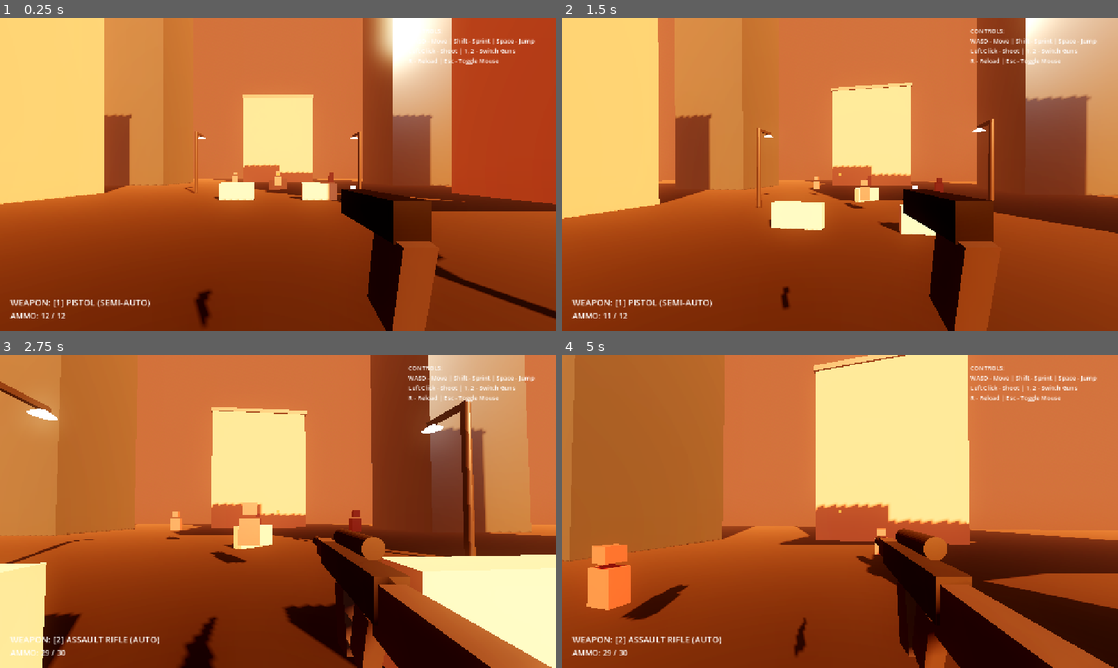
Above: before the commit, frames 1-4 (two rows, left to right).
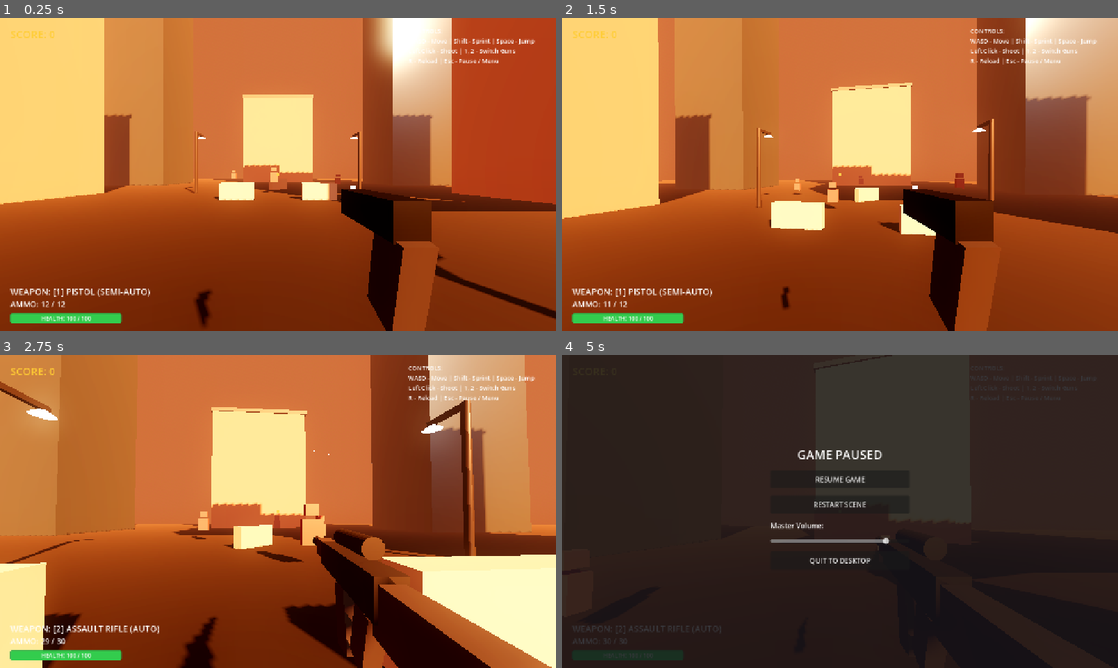
Above: after the commit, the same moments.

Repository: KhaledGuemir/FPSHOOTER
Game: Godot game, scene res://scenes/main.tscn
Same seed, same stepped clock (60 frames per second), same inputs: the game is played once before the commit and once after it.
Inputs (mouse positions are in pixels of both pictures, inside the frame that each line leads up to):
- Up to frame 1 (0.25 s): no input
- Up to frame 2 (1.5 s): move the mouse to (867, 174) at 0.52 s; press the mouse at (867, 174) at 0.53 s; hold W (move_forward) from 0.53 s (still down); tap Space (jump) at 0.77 s; tap 1 (switch_gun_1) at 0.8, 1.35 s; move the mouse to (812, 174) at 1.27 s; release the mouse at (812, 174) at 1.28 s
- Up to frame 3 (2.75 s): keep holding W (move_forward); tap Space (jump) at 1.52 s; tap 2 (switch_gun_2) at 1.55 s; move the mouse to (289, 505) at 2.02 s; hold 2 (switch_gun_2) from 2.03 s (still down); click (289, 505) at 2.3 s
- Up to frame 4 (5 s): keep holding W (move_forward); move the mouse to (834, 517) at 2.77 s; release 2 (switch_gun_2) at 2.78 s; click (834, 517) at 2.85 s; tap Space (jump) at 3.02, 3.77, 4.52 s; tap 1 (switch_gun_1) at 3.05 s; move the mouse to (878, 514) at 3.52 s; hold 1 (switch_gun_1) 3.53-4.28 s; tap 2 (switch_gun_2) at 3.8, 4.35 s; tap R (reload) at 4.15 s; move the mouse to (795, 508) at 4.27 s; click (795, 508) at 4.55 s; tap Escape (ui_cancel) at 4.9 s

The runs differ from the first frame. In frame 1, 1.6% of the frame differs, in the area x 1-90%, y 4-98%; in frame 2, 1.9%; in frame 3, 3.0%; in frame 4, 93%, in the area x 0-100%, y 0-100%.

Commit message:
Complete deployable release: synthesized SFX, pause menu, health/score HUD, moving drones, and standalone launcher

Diff:
--- a/scenes/impact_effect.tscn
+++ b/scenes/impact_effect.tscn
@@ -1,6 +1,7 @@
-[gd_scene load_steps=6 format=3]
+[gd_scene load_steps=8 format=3]
 
 [ext_resource type="Script" path="res://scripts/impact_effect.gd" id="1_impact"]
+[ext_resource type="AudioStream" path="res://assets/audio/impact.wav" id="2_audio_impact"]
 
 [sub_resource type="ParticleProcessMaterial" id="ParticleProcessMaterial_1"]
 direction = Vector3(0, 1, 0)
@@ -37,3 +38,8 @@
 light_color = Color(1, 0.65, 0.2, 1)
 light_energy = 3.5
 omni_range = 3.0
+
+[node name="AudioHit" type="AudioStreamPlayer3D" parent="."]
+stream = ExtResource("2_audio_impact")
+unit_size = 12.0
+max_distance = 60.0
--- a/scenes/player.tscn
+++ b/scenes/player.tscn
@@ -1,8 +1,13 @@
-[gd_scene load_steps=9 format=3]
+[gd_scene load_steps=15 format=3]
 
 [ext_resource type="Script" path="res://scripts/player.gd" id="1_player"]
 [ext_resource type="PackedScene" path="res://assets/models/pistol.glb" id="2_pistol_mesh"]
 [ext_resource type="PackedScene" path="res://assets/models/rifle.glb" id="3_rifle_mesh"]
+[ext_resource type="AudioStream" path="res://assets/audio/pistol_shot.wav" id="4_audio_pistol"]
+[ext_resource type="AudioStream" path="res://assets/audio/rifle_shot.wav" id="5_audio_rifle"]
+[ext_resource type="AudioStream" path="res://assets/audio/reload.wav" id="6_audio_reload"]
+[ext_resource type="AudioStream" path="res://assets/audio/switch.wav" id="7_audio_switch"]
+[ext_resource type="Script" path="res://scripts/pause_menu.gd" id="8_pause_script"]
 
 [sub_resource type="CapsuleShape3D" id="CapsuleShape3D_player"]
 radius = 0.4
@@ -27,7 +32,21 @@
 material = SubResource("StandardMaterial3D_flash_spark")
 size = Vector3(0.04, 0.04, 0.04)
 
-[node name="Player" type="CharacterBody3D"]
+[sub_resource type="StyleBoxFlat" id="StyleBoxFlat_health_bg"]
+bg_color = Color(0.15, 0.15, 0.18, 0.8)
+corner_radius_top_left = 4
+corner_radius_top_right = 4
+corner_radius_bottom_right = 4
+corner_radius_bottom_left = 4
+
+[sub_resource type="StyleBoxFlat" id="StyleBoxFlat_health_fill"]
+bg_color = Color(0.2, 0.8, 0.3, 1)
+corner_radius_top_left = 4
+corner_radius_top_right = 4
+corner_radius_bottom_right = 4
+corner_radius_bottom_left = 4
+
+[node name="Player" type="CharacterBody3D" groups=["player"]]
 script = ExtResource("1_player")
 
 [node name="CollisionShape3D" type="CollisionShape3D" parent="."]
@@ -68,6 +87,11 @@
 process_material = SubResource("ParticleProcessMaterial_flash")
 draw_pass_1 = SubResource("BoxMesh_flash")
 
+[node name="AudioPistol" type="AudioStreamPlayer3D" parent="Head/Camera3D/GunContainer/Pistol"]
+stream = ExtResource("4_audio_pistol")
+volume_db = 0.0
+unit_size = 15.0
+
 [node name="Rifle" type="Node3D" parent="Head/Camera3D/GunContainer"]
 transform = Transform3D(1, 0, 0, 0, 1, 0, 0, 0, 1, 0, -0.05, -0.15)
 visible = false
@@ -91,6 +115,19 @@
 explosiveness = 1.0
 process_material = SubResource("ParticleProcessMaterial_flash")
 draw_pass_1 = SubResource("BoxMesh_flash")
+
+[node name="AudioRifle" type="AudioStreamPlayer3D" parent="Head/Camera3D/GunContainer/Rifle"]
+stream = ExtResource("5_audio_rifle")
+volume_db = 0.0
+unit_size = 15.0
+
+[node name="AudioReload" type="AudioStreamPlayer" parent="."]
+stream = ExtResource("6_audio_reload")
+volume_db = -2.0
+
+[node name="AudioSwitch" type="AudioStreamPlayer" parent="."]
+stream = ExtResource("7_audio_switch")
+volume_db = -4.0
 
 [node name="HUD" type="CanvasLayer" parent="."]
 
@@ -106,23 +143,53 @@
 offset_bottom = 3.0
 grow_horizontal = 2
 grow_vertical = 2
-color = Color(1, 0.8, 0.3, 0.85)
+color = Color(1, 0.85, 0.3, 0.9)
 
 [node name="WeaponLabel" type="Label" parent="HUD"]
 offset_left = 24.0
-offset_top = 640.0
+offset_top = 615.0
 offset_right = 400.0
-offset_bottom = 670.0
+offset_bottom = 645.0
 theme_override_font_sizes/font_size = 20
 text = "WEAPON: [1] PISTOL"
 
 [node name="AmmoLabel" type="Label" parent="HUD"]
 offset_left = 24.0
-offset_top = 672.0
+offset_top = 645.0
 offset_right = 300.0
-offset_bottom = 702.0
+offset_bottom = 675.0
 theme_override_font_sizes/font_size = 18
 text = "AMMO: 12 / 12"
+
+[node name="ScoreLabel" type="Label" parent="HUD"]
+offset_left = 24.0
+offset_top = 20.0
+offset_right = 260.0
+offset_bottom = 60.0
+theme_override_colors/font_color = Color(1, 0.8, 0.2, 1)
+theme_override_font_sizes/font_size = 24
+text = "SCORE: 0"
+
+[node name="HealthBar" type="ProgressBar" parent="HUD"]
+offset_left = 24.0
+offset_top = 680.0
+offset_right = 280.0
+offset_bottom = 702.0
+theme_override_styles/background = SubResource("StyleBoxFlat_health_bg")
+theme_override_styles/fill = SubResource("StyleBoxFlat_health_fill")
+value = 100.0
+show_percentage = false
+
+[node name="Label" type="Label" parent="HUD/HealthBar"]
+anchors_preset = 15
+anchor_right = 1.0
+anchor_bottom = 1.0
+grow_horizontal = 2
+grow_vertical = 2
+theme_override_font_sizes/font_size = 13
+text = "HEALTH: 100 / 100"
+horizontal_alignment = 1
+vertical_alignment = 1
 
 [node name="ControlsGuide" type="Label" parent="HUD"]
 anchors_preset = 1
@@ -131,10 +198,65 @@
 offset_left = -340.0
 offset_top = 20.0
 offset_right = -20.0
-offset_bottom = 120.0
+offset_bottom = 130.0
 grow_horizontal = 0
 theme_override_font_sizes/font_size = 14
 text = "CONTROLS:
 WASD - Move | Shift - Sprint | Space - Jump
 Left Click - Shoot | 1, 2 - Switch Guns
-R - Reload | Esc - Toggle Mouse"
+R - Reload | Esc - Pause / Menu"
+
+[node name="PauseMenu" type="ColorRect" parent="HUD"]
+visible = false
+anchors_preset = 15
+anchor_right = 1.0
+anchor_bottom = 1.0
+grow_horizontal = 2
+grow_vertical = 2
+color = Color(0.08, 0.08, 0.1, 0.85)
+script = ExtResource("8_pause_script")
+
+[node name="VBoxContainer" type="VBoxContainer" parent="HUD/PauseMenu"]
+anchors_preset = 8
+anchor_left = 0.5
+anchor_top = 0.5
+anchor_right = 0.5
+anchor_bottom = 0.5
+offset_left = -160.0
+offset_top = -150.0
+offset_right = 160.0
+offset_bottom = 150.0
+grow_horizontal = 2
+grow_vertical = 2
+theme_override_constants/separation = 16
+
+[node name="Title" type="Label" parent="HUD/PauseMenu/VBoxContainer"]
+layout_mode = 2
+theme_override_font_sizes/font_size = 28
+text = "GAME PAUSED"
+horizontal_alignment = 1
+
+[node name="ResumeBtn" type="Button" parent="HUD/PauseMenu/VBoxContainer"]
+custom_minimum_size = Vector2(0, 42)
+layout_mode = 2
+text = "RESUME GAME"
+
+[node name="RestartBtn" type="Button" parent="HUD/PauseMenu/VBoxContainer"]
+custom_minimum_size = Vector2(0, 42)
+layout_mode = 2
+text = "RESTART SCENE"
+
+[node name="VolumeLabel" type="Label" parent="HUD/PauseMenu/VBoxContainer"]
+layout_mode = 2
+text = "Master Volume:"
+
+[node name="VolumeSlider" type="HSlider" parent="HUD/PauseMenu/VBoxContainer"]
+layout_mode = 2
+max_value = 1.0
+step = 0.05
+value = 0.85
+
+[node name="QuitBtn" type="Button" parent="HUD/PauseMenu/VBoxContainer"]
+custom_minimum_size = Vector2(0, 42)
+layout_mode = 2
+text = "QUIT TO DESKTOP"
--- a/scenes/target_drone.tscn
+++ b/scenes/target_drone.tscn
@@ -6,7 +6,7 @@
 [sub_resource type="BoxShape3D" id="BoxShape3D_target"]
 size = Vector3(1.2, 2.2, 1.0)
 
-[node name="TargetDrone" type="StaticBody3D"]
+[node name="TargetDrone" type="CharacterBody3D" groups=["targets"]]
 script = ExtResource("1_drone")
 
 [node name="CollisionShape3D" type="CollisionShape3D" parent="."]
--- a/scripts/impact_effect.gd
+++ b/scripts/impact_effect.gd
@@ -2,9 +2,13 @@
 
 @onready var particles: GPUParticles3D = $GPUParticles3D
 @onready var light: OmniLight3D = $OmniLight3D
+@onready var audio_hit: AudioStreamPlayer3D = $AudioHit
 
 func _ready() -> void:
 	particles.emitting = true
+	if audio_hit:
+		audio_hit.pitch_scale = randf_range(0.9, 1.2)
+		audio_hit.play()
 	var tween = create_tween()
 	tween.tween_property(light, "light_energy", 0.0, 0.3)
 	await get_tree().create_timer(0.6).timeout
--- /dev/null
+++ b/scripts/pause_menu.gd
@@ -0,0 +1,29 @@
+extends Control
+
+@onready var resume_btn: Button = $VBoxContainer/ResumeBtn
+@onready var restart_btn: Button = $VBoxContainer/RestartBtn
+@onready var quit_btn: Button = $VBoxContainer/QuitBtn
+@onready var volume_slider: HSlider = $VBoxContainer/VolumeSlider
+
+func _ready() -> void:
+	resume_btn.pressed.connect(_on_resume)
+	restart_btn.pressed.connect(_on_restart)
+	quit_btn.pressed.connect(_on_quit)
+	volume_slider.value_changed.connect(_on_volume_changed)
+
+func _on_resume() -> void:
+	var player = get_tree().get_first_node_in_group("player")
+	if player and player.has_method("toggle_pause"):
+		player.toggle_pause()
+	else:
+		visible = false
+		Input.mouse_mode = Input.MOUSE_MODE_CAPTURED
+
+func _on_restart() -> void:
+	get_tree().reload_current_scene()
+
+func _on_quit() -> void:
+	get_tree().quit()
+
+func _on_volume_changed(val: float) -> void:
+	AudioServer.set_bus_volume_db(0, linear_to_db(val))
--- a/scripts/player.gd
+++ b/scripts/player.gd
@@ -17,9 +17,20 @@
 @onready var muzzle_flash_rifle: OmniLight3D = $Head/Camera3D/GunContainer/Rifle/MuzzleLight
 @onready var particles_pistol: GPUParticles3D = $Head/Camera3D/GunContainer/Pistol/FlashParticles
 @onready var particles_rifle: GPUParticles3D = $Head/Camera3D/GunContainer/Rifle/FlashParticles
+
+# Audio players
+@onready var audio_pistol: AudioStreamPlayer3D = $Head/Camera3D/GunContainer/Pistol/AudioPistol
+@onready var audio_rifle: AudioStreamPlayer3D = $Head/Camera3D/GunContainer/Rifle/AudioRifle
+@onready var audio_reload: AudioStreamPlayer = $AudioReload
+@onready var audio_switch: AudioStreamPlayer = $AudioSwitch
+
+# HUD elements
 @onready var hud_weapon: Label = $HUD/WeaponLabel
 @onready var hud_ammo: Label = $HUD/AmmoLabel
-@onready var crosshair: Control = $HUD/Crosshair
+@onready var hud_score: Label = $HUD/ScoreLabel
+@onready var hud_health: Label = $HUD/HealthBar/Label
+@onready var health_progress: ProgressBar = $HUD/HealthBar
+@onready var pause_menu: Control = $HUD/PauseMenu
 
 var current_weapon: int = 1 # 1: Pistol, 2: Rifle
 var pistol_ammo: int = 12
@@ -28,36 +39,44 @@
 var rifle_max_ammo: int = 30
 var fire_rate_timer: float = 0.0
 var pistol_cooldown: float = 0.22
-var rifle_cooldown: float = 0.1
+var rifle_cooldown: float = 0.09
 var default_gun_pos: Vector3 = Vector3.ZERO
+var player_health: float = 100.0
+var max_player_health: float = 100.0
+var score: int = 0
+var is_reloading: bool = false
 
 func _ready() -> void:
 	Input.mouse_mode = Input.MOUSE_MODE_CAPTURED
 	switch_weapon(1)
 	if gun_container:
 		default_gun_pos = gun_container.position
+	update_hud()
 
 func _unhandled_input(event: InputEvent) -> void:
+	if event.is_action_pressed("ui_cancel"):
+		toggle_pause()
+
+	if pause_menu.visible:
+		return
+
 	if event is InputEventMouseMotion and Input.mouse_mode == Input.MOUSE_MODE_CAPTURED:
 		rotate_y(-event.relative.x * mouse_sensitivity)
 		head.rotate_x(-event.relative.y * mouse_sensitivity)
 		head.rotation.x = clamp(head.rotation.x, deg_to_rad(-89), deg_to_rad(89))
 
-	if event.is_action_pressed("ui_cancel"):
-		if Input.mouse_mode == Input.MOUSE_MODE_CAPTURED:
-			Input.mouse_mode = Input.MOUSE_MODE_VISIBLE
-		else:
-			Input.mouse_mode = Input.MOUSE_MODE_CAPTURED
-
-	if event.is_action_pressed("switch_gun_1"):
+	if event.is_action_pressed("switch_gun_1") and current_weapon != 1:
 		switch_weapon(1)
-	elif event.is_action_pressed("switch_gun_2"):
+	elif event.is_action_pressed("switch_gun_2") and current_weapon != 2:
 		switch_weapon(2)
 
-	if event.is_action_pressed("reload"):
-		reload_weapon()
+	if event.is_action_pressed("reload") and not is_reloading:
+		start_reload()
 
 func _physics_process(delta: float) -> void:
+	if pause_menu.visible:
+		return
+
 	# Cooldown timer
 	if fire_rate_timer > 0.0:
 		fire_rate_timer -= delta
@@ -91,60 +110,90 @@
 		gun_container.position = gun_container.position.lerp(default_gun_pos, delta * 12.0)
 
 	# Firing
-	if current_weapon == 1:
-		if Input.is_action_just_pressed("fire") and fire_rate_timer <= 0.0:
-			shoot_pistol()
-	elif current_weapon == 2:
-		if Input.is_action_pressed("fire") and fire_rate_timer <= 0.0:
-			shoot_rifle()
+	if not is_reloading:
+		if current_weapon == 1:
+			if Input.is_action_just_pressed("fire") and fire_rate_timer <= 0.0:
+				shoot_pistol()
+		elif current_weapon == 2:
+			if Input.is_action_pressed("fire") and fire_rate_timer <= 0.0:
+				shoot_rifle()
+
+func toggle_pause() -> void:
+	var paused = not pause_menu.visible
+	pause_menu.visible = paused
+	if paused:
+		Input.mouse_mode = Input.MOUSE_MODE_VISIBLE
+	else:
+		Input.mouse_mode = Input.MOUSE_MODE_CAPTURED
 
 func switch_weapon(weapon_id: int) -> void:
 	current_weapon = weapon_id
+	if audio_switch:
+		audio_switch.play()
+
 	if current_weapon == 1:
 		pistol_node.visible = true
 		rifle_node.visible = false
 		hud_weapon.text = "WEAPON: [1] PISTOL (SEMI-AUTO)"
-		update_ammo_display()
 	else:
 		pistol_node.visible = false
 		rifle_node.visible = true
 		hud_weapon.text = "WEAPON: [2] ASSAULT RIFLE (AUTO)"
-		update_ammo_display()
-
-func reload_weapon() -> void:
+	update_hud()
+
+func start_reload() -> void:
+	if (current_weapon == 1 and pistol_ammo == pistol_max_ammo) or (current_weapon == 2 and rifle_ammo == rifle_max_ammo):
+		return
+	is_reloading = true
+	if audio_reload:
+		audio_reload.play()
+	hud_ammo.text = "RELOADING..."
+	await get_tree().create_timer(0.55).timeout
 	if current_weapon == 1:
 		pistol_ammo = pistol_max_ammo
 	else:
 		rifle_ammo = rifle_max_ammo
-	update_ammo_display()
-
-func update_ammo_display() -> void:
+	is_reloading = false
+	update_hud()
+
+func update_hud() -> void:
 	if current_weapon == 1:
 		hud_ammo.text = "AMMO: %d / %d" % [pistol_ammo, pistol_max_ammo]
 	else:
 		hud_ammo.text = "AMMO: %d / %d" % [rifle_ammo, rifle_max_ammo]
+	hud_score.text = "SCORE: %d" % score
+	health_progress.value = player_health
+	hud_health.text = "HEALTH: %d / %d" % [int(player_health), int(max_player_health)]
 
 func shoot_pistol() -> void:
 	if pistol_ammo <= 0:
-		reload_weapon()
+		start_reload()
 		return
 	pistol_ammo -= 1
 	fire_rate_timer = pistol_cooldown
-	update_ammo_display()
+	update_hud()
+
+	if audio_pistol:
+		audio_pistol.pitch_scale = randf_range(0.95, 1.05)
+		audio_pistol.play()
 
 	trigger_muzzle_effects(muzzle_flash_pistol, particles_pistol, 0.07, 0.04)
-	perform_raycast(25.0)
+	perform_raycast(35.0)
 
 func shoot_rifle() -> void:
 	if rifle_ammo <= 0:
-		reload_weapon()
+		start_reload()
 		return
 	rifle_ammo -= 1
 	fire_rate_timer = rifle_cooldown
-	update_ammo_display()
-
-	trigger_muzzle_effects(muzzle_flash_rifle, particles_rifle, 0.04, 0.06)
-	perform_raycast(45.0)
+	update_hud()
+
+	if audio_rifle:
+		audio_rifle.pitch_scale = randf_range(0.92, 1.08)
+		audio_rifle.play()
+
+	trigger_muzzle_effects(muzzle_flash_rifle, particles_rifle, 0.04, 0.055)
+	perform_raycast(50.0)
 
 func trigger_muzzle_effects(light: OmniLight3D, particles: GPUParticles3D, duration: float, recoil_kick: float) -> void:
 	# Recoil animation
@@ -152,7 +201,7 @@
 		gun_container.position.z += recoil_kick
 		gun_container.rotation.x += recoil_kick * 0.8
 		var tween = create_tween().set_parallel(true)
-		tween.tween_property(gun_container, "rotation:x", 0.0, duration * 2.0)
+		tween.tween_property(gun_container, "rotation:x", 0.0, duration * 2.5)
 
 	# Muzzle light flash
 	if light:
@@ -171,11 +220,28 @@
 		var hit_pos = raycast.get_collision_point()
 		var hit_normal = raycast.get_collision_normal()
 
-		# Spawn impact spark VFX
+		# Spawn impact spark VFX & sound
 		spawn_impact_effect(hit_pos, hit_normal)
 
 		if collider and collider.has_method("take_damage"):
 			collider.take_damage(damage)
+
+func add_score(pts: int) -> void:
+	score += pts
+	update_hud()
+
+func take_damage(amount: float) -> void:
+	player_health = max(player_health - amount, 0.0)
+	update_hud()
+	# Camera shake
+	var shake_tween = create_tween()
+	head.position.y += 0.05
+	shake_tween.tween_property(head, "position:y", 1.65, 0.15)
+	if player_health <= 0:
+		# Respawn
+		player_health = max_player_health
+		global_position = Vector3(0, 0.5, 5)
+		update_hud()
 
 func spawn_impact_effect(pos: Vector3, normal: Vector3) -> void:
 	var effect_scene = preload("res://scenes/impact_effect.tscn")
--- a/scripts/target_drone.gd
+++ b/scripts/target_drone.gd
@@ -1,25 +1,48 @@
-extends StaticBody3D
+extends CharacterBody3D
 
 @export var max_health: float = 100.0
+@export var float_speed: float = 2.0
+@export var patrol_range: float = 4.0
+@export var points_reward: int = 100
+
 var current_health: float = 100.0
+var initial_pos: Vector3
+var time_elapsed: float = 0.0
+var move_dir: int = 1
 
 @onready var mesh: Node3D = $MeshInstance
 
 func _ready() -> void:
 	current_health = max_health
+	initial_pos = global_position
+	# Random phase offset for natural motion
+	time_elapsed = randf_range(0.0, 5.0)
+
+func _physics_process(delta: float) -> void:
+	time_elapsed += delta
+	# Floating bob and strafe motion
+	var target_x = initial_pos.x + sin(time_elapsed * float_speed) * patrol_range
+	var target_y = initial_pos.y + sin(time_elapsed * 3.0) * 0.4
+	global_position.x = move_toward(global_position.x, target_x, delta * 3.5)
+	global_position.y = move_toward(global_position.y, target_y, delta * 2.0)
 
 func take_damage(amount: float) -> void:
 	current_health -= amount
-	# Visual hit flash
-	var orig_scale = scale
-	scale = orig_scale * 1.15
+	# Visual hit flash & scale punch
+	var orig_scale = Vector3.ONE
+	scale = orig_scale * 1.2
 	var tween = create_tween()
-	tween.tween_property(self, "scale", orig_scale, 0.15)
+	tween.tween_property(self, "scale", orig_scale, 0.12)
 
 	if current_health <= 0:
 		destroy_target()
 
 func destroy_target() -> void:
+	# Add score to player
+	var player = get_tree().get_first_node_in_group("player")
+	if player and player.has_method("add_score"):
+		player.add_score(points_reward)
+
 	# Spawn explosion effect
 	var effect_scene = preload("res://scenes/impact_effect.tscn")
 	var effect = effect_scene.instantiate()
Not shown, added: scripts/pause_menu.gd.uid
Not shown, added: Play_FPSHOOTER.bat
Not shown, added: Play_FPSHOOTER.ps1
Not shown, added: assets/audio/explosion.wav
Not shown, added: assets/audio/impact.wav
Not shown, added: assets/audio/pistol_shot.wav
Not shown, added: assets/audio/reload.wav
Not shown, added: assets/audio/rifle_shot.wav
Not shown, added: assets/audio/switch.wav
